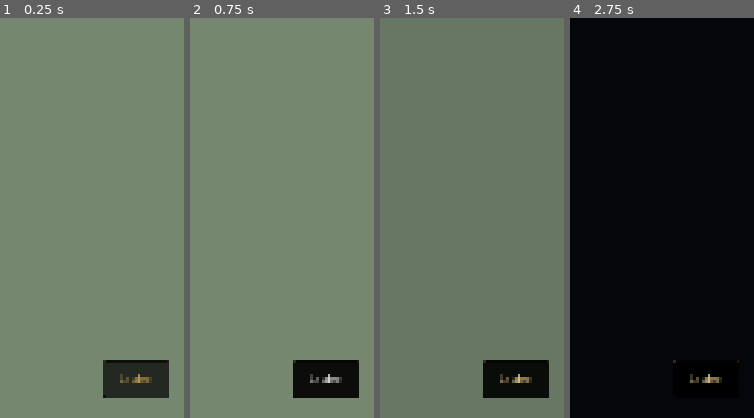
Above: before the commit, frames 1-4 (left to right).
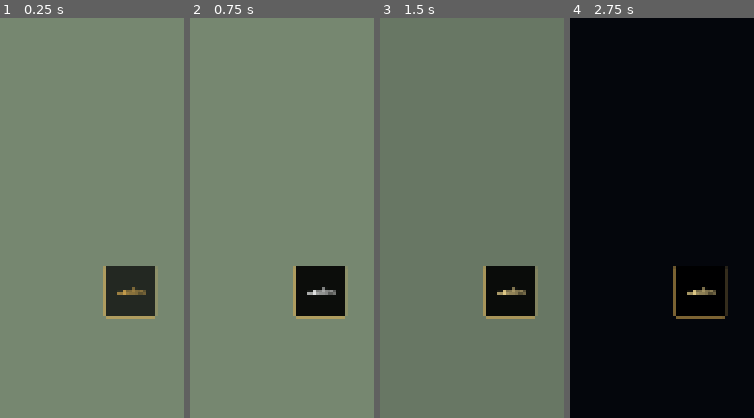
Above: after the commit, the same moments.

Repository: tramour-cmyk/androidapp_rpg_bornim
Game: Godot game, scene res://spiel.tscn
The game is run twice, just before and just after one commit, with the same random seed, the same clock (stepped at 60 frames per second) and the same inputs.
Inputs:
- Up to frame 1 (0.25 s): no input
- Up to frame 2 (0.75 s): click "Laufen" at 0.5 s
- Up to frame 3 (1.5 s): click "Tag / Nacht" at 1.25 s
- Up to frame 4 (2.75 s): click "Nah / Fern" at 2 s
The pictures show only the part of the screen within x 50-100%, y 50-100%; the shares and areas given below are measured in that part.

The runs differ from the first frame. In frame 1, 7.1% of the frame differs, in the area x 55-92%, y 62-95%; in frame 2, 7.0%; in frame 3, 7.3%; in frame 4, 1.1%.
Error in both runs: Trying to assign value of type 'Nil' to a variable of type 'Dictionary'. (res://skripte/karte.gd:25)

Commit message:
348.6 nach Pruefung Lauf 19: Wasser mit weniger und schwaecheren Glanzlinien, breiterer Rand; Fluss unter dem Waldring weiter (endete spitz); Uferband breiter; Netz mit Maschen; Scheite als Achtkant mit heller Stirnseite; Karrenraeder rund bis zum Boden; Laufknopf wie alt ueber dem Aktionsknopf (verdeckte ihn)
Co-Authored-By: Claude Opus 5.5 <noreply@anthropic.com>
Claude-Session: https://claude.ai/code/session_01KN6z3N3ciVdThqEts5ogbb

Diff:
--- a/godot/shader/wasser.gdshader
+++ b/godot/shader/wasser.gdshader
@@ -22,12 +22,11 @@
 	float w = texture(maske, p / karte).a;
 	float flow = TIME * 0.45;
 	float n = vnoise(vec2(p.x * 0.8 - flow, p.y * 2.2)) * 0.6 + vnoise(vec2(p.x * 2.5 - flow * 2.0, p.y * 6.0)) * 0.4;
-	vec3 col = mix(rim, deep, clamp((w - 0.5) * 3.2 + (n - 0.5) * 0.25, 0.0, 1.0));
+	vec3 col = mix(rim, deep, clamp((w - 0.5) * 2.2 + (n - 0.5) * 0.25, 0.0, 1.0));
 	// alt: duenne Streifen (|sin| > 0,985 und Rauschen), 45 % zum Glanz; hier wandernd
 	float s = abs(sin(p.y * 6.0 + vnoise(vec2(p.x * 1.4 - flow, p.y * 1.4)) * 6.0));
-	float glint = smoothstep(0.975, 0.995, s) * step(0.55, vnoise(vec2(p.x * 1.1 - flow * 1.5, p.y * 1.1)));
-	col = mix(col, glint_c, glint * 0.45);
+	float glint = smoothstep(0.985, 0.997, s) * smoothstep(0.68, 0.8, vnoise(vec2(p.x * 1.1 - flow * 1.5, p.y * 1.1)));   // Helfer: Wellenlinien zu grell und zu viele
+	col = mix(col, glint_c, glint * 0.3);
 	col *= mix(1.0, 0.35, night);
-	col += vec3(0.6, 0.65, 0.72) * glint * night * 0.12;
 	ALBEDO = col;
 }
--- a/godot/skripte/steuerung.gd
+++ b/godot/skripte/steuerung.gd
@@ -80,9 +80,10 @@
 	ort_schild.offset_left = ort_schild.offset_right; ort_schild.offset_top = ort_schild.offset_bottom
 	ort_schild.visible = false
 	add_child(ort_schild)
-	lauf_knopf = knopf_neu("Laufen", Vector2(200, 110), 30)
+	# 348.6 (Befund: verdeckte den Tuerknopf): wie alt (131) ueber dem Aktionsknopf, 58 dp, 31 dp vom Rand, 112 dp von unten
+	lauf_knopf = knopf_neu("Laufen", Vector2(58, 58) * AktionsKnopf.DP, 26)
 	lauf_knopf.set_anchors_and_offsets_preset(Control.PRESET_BOTTOM_RIGHT)
-	lauf_knopf.position = Vector2(-240, -170)
+	lauf_knopf.position = Vector2(-(31 + 58), -(112 + 58)) * AktionsKnopf.DP
 	lauf_knopf.toggle_mode = true
 	lauf_knopf.toggled.connect(func(an): lauf_an = an; laufen.emit(an))
 	add_child(lauf_knopf)
Not shown, changed: tools/blender348/v3/dorf.py
Not shown, changed: tools/vgl348.py
